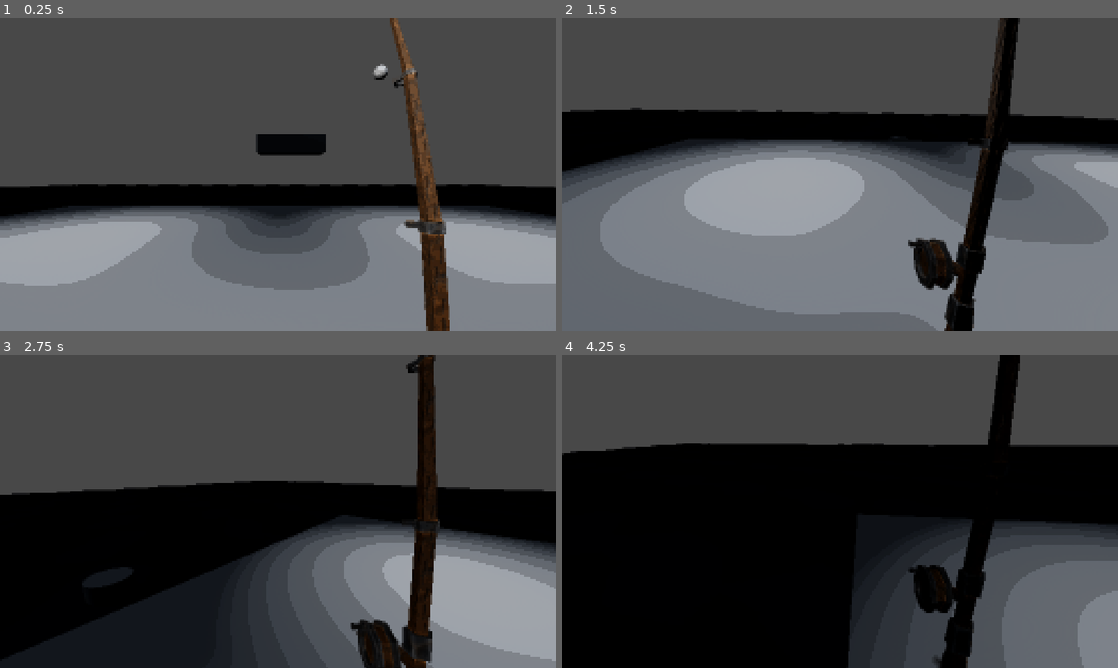
Above: before the commit, frames 1-4 (two rows, left to right).
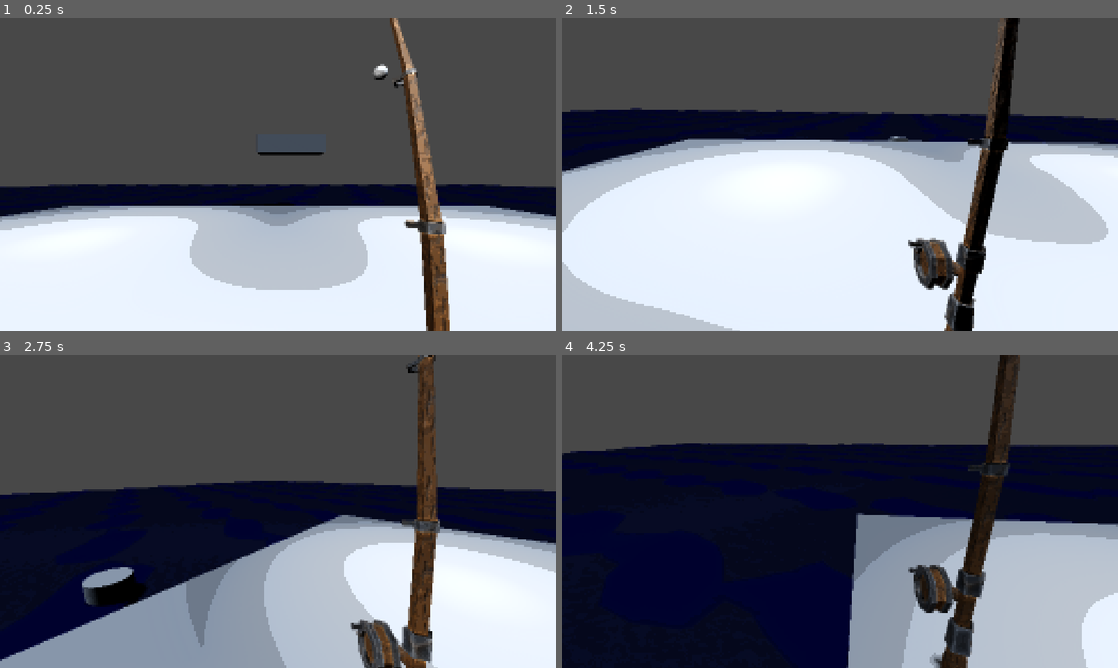
Above: after the commit, the same moments.

Repository: bobiscoolleonardo-collab/Collab
Game: Godot game, scene res://Scenes/game.tscn
Same seed, same stepped clock (60 frames per second), same inputs: the game is played once before the commit and once after it.
Inputs (mouse positions are in pixels of both pictures, inside the frame that each line leads up to):
- Up to frame 1 (0.25 s): no input
- Up to frame 2 (1.5 s): move the mouse to (962, 158) at 0.52 s; hold D (right) 0.53-1.28 s; tap Space (space) at 0.6 s; click (962, 158) at 0.67 s; move the mouse to (812, 174) at 1.27 s; hold W (up) from 1.28 s (still down); tap Shift (sprint) at 1.35 s
- Up to frame 3 (2.75 s): keep holding W (up); move the mouse to (289, 505) at 2.02 s; tap Space (space) at 2.1 s
- Up to frame 4 (4.25 s): keep holding W (up); move the mouse to (834, 517) at 2.77 s; tap Shift (sprint) at 2.85 s; move the mouse to (878, 514) at 3.52 s; tap Space (space) at 3.6 s

The runs differ from the first frame. In frame 1, 47% of the frame differs, in the area x 0-100%, y 0-100%; in frame 2, 68%; in frame 3, 58%; in frame 4, 71%.

Commit message:
Make it day time

Diff:
--- a/Scenes/game.tscn
+++ b/Scenes/game.tscn
@@ -98,7 +98,6 @@
 [node name="DirectionalLight3D" type="DirectionalLight3D" parent="Lighting" unique_id=1982673979]
 transform = Transform3D(0.6150286, -0.66305155, 0.4267345, 1.4687029e-08, 0.5411947, 0.84089744, -0.78850484, -0.51717603, 0.3328502, -1.1920929e-07, 1.5319614, -4.239302)
 light_color = Color(0.8405217, 0.90653723, 1, 1)
-light_energy = 0.1
 light_angular_distance = 1.0
 shadow_enabled = true
 
--- a/Scripts/player.gd
+++ b/Scripts/player.gd
@@ -50,7 +50,6 @@
 
 func _physics_process(delta: float) -> void:
 
-	print("hello world")
 	var normalized_mouse_x = mouse_delta.x / max(delta, 0.0001)
 	target_roll = clamp(-normalized_mouse_x * sway_amount * 0.001, -0.9, 0.9)
 	mouse_delta = Vector2.ZERO
